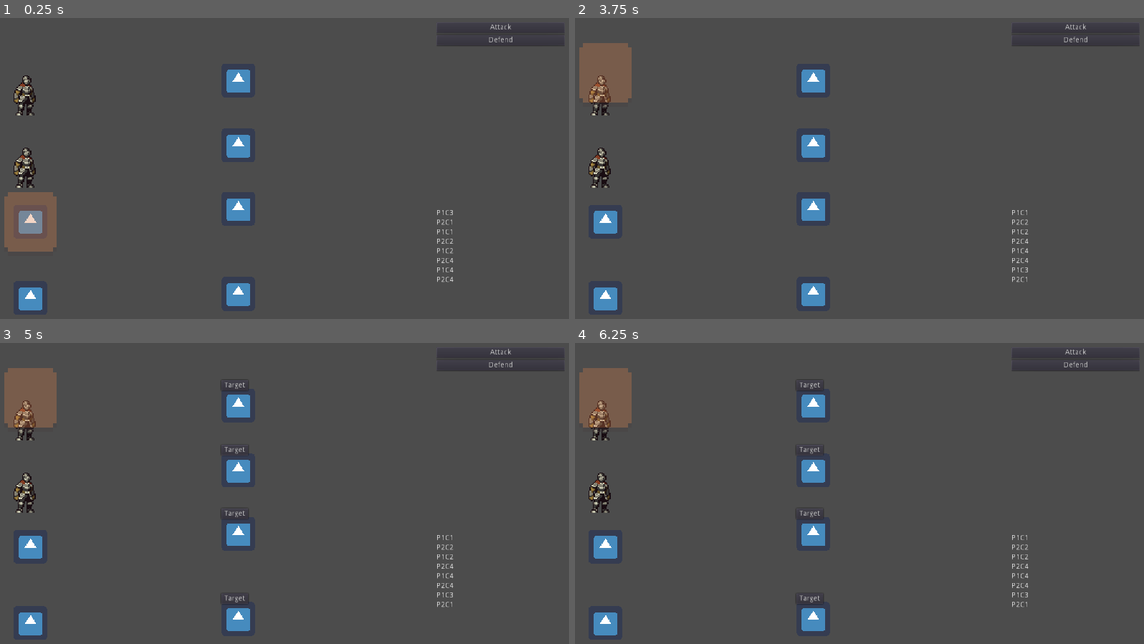
Above: before the commit, frames 1-4 (two rows, left to right).
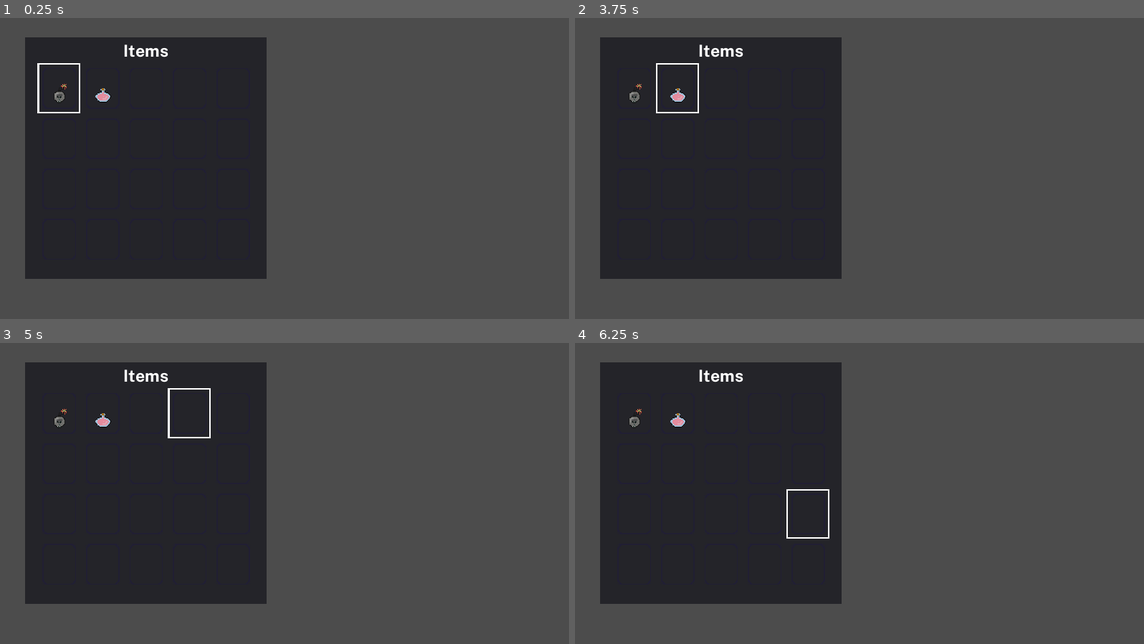
Above: after the commit, the same moments.

Repository: SiTOTG/Magic-Wars
Game: Godot game, scene res://Debug/Debug.tscn
Same seed, same stepped clock (60 frames per second), same inputs: the game is played once before the commit and once after it. This scene is started directly instead of the project's main scene. The engine's default icon, where the game draws it, is replaced by a stand-in: a white triangle on a blue panel in a dark square.
Inputs (mouse positions are in pixels of both pictures, inside the frame that each line leads up to):
- Up to frame 1 (0.25 s): no input
- Up to frame 2 (3.75 s): click (1075, 27) at 0.5 s, where only the run before the commit has a clickable "Attack"; click (1075, 39) at 1.25 s, where only the run before the commit has a clickable "Defend"; click (603, 201) at 2 s, where only the run before the commit has a clickable "Target"; move the mouse to (990, 186) at 2.77 s; hold Right (Right) 2.78-3.5 s; tap A (Attack) at 2.85 s; click (990, 186) at 2.92 s; click (603, 54) at 3.5 s, where only the run before the commit has a clickable "Target"
- Up to frame 3 (5 s): move the mouse to (170, 547) at 4.27 s; hold Down (Down) from 4.28 s (still down); tap Space (Accept) at 4.35 s; tap A (Attack) at 4.55 s
- Up to frame 4 (6.25 s): move the mouse to (916, 445) at 5.02 s; release Down (Down) at 5.03 s; hold Right (Right) 5.03-5.78 s; tap A (Attack) at 5.1, 6.05 s; move the mouse to (831, 604) at 5.77 s; hold Up (Up) from 5.78 s (still down); tap S (Special) at 5.85 s; click (831, 604) at 5.92 s

The runs differ from the first frame. In frame 1, 36% of the frame differs, in the area x 0-100%, y 1-98%; in frame 2, 36%; in frame 3, 36%; in frame 4, 36%.

Commit message:
Setup inventory to be able to initialize with items

Diff:
--- a/Character/Dummy/CharacterNode2.tscn
+++ b/Character/Dummy/CharacterNode2.tscn
@@ -1,7 +1,7 @@
 [gd_scene load_steps=6 format=2]
 
 [ext_resource path="res://Character/CharacterNode.tscn" type="PackedScene" id=1]
-[ext_resource path="res://Character/Dummy/Dummy2.tres" type="Resource" id=2]
+[ext_resource path="res://Assets/ghost_knight.png" type="Texture" id=2]
 
 [sub_resource type="Animation" id=1]
 resource_local_to_scene = true
--- a/Debug/Debug.gd
+++ b/Debug/Debug.gd
@@ -1,51 +1,10 @@
 extends Node2D
 
-export (Array, Resource) var actions = []
-
-onready var turn_order = $CanvasLayer/TurnOrder
-onready var action_list = $CanvasLayer/MarginContainer/ActionList
+var player = preload("res://Player/P1.tres")
 
 func _ready():
-	for action in actions:
-		action.characters = get_tree().get_nodes_in_group("Characters")
-		action.turn_order = turn_order
-		action.ui = $CanvasLayer
-		action.connect("finished_action", self, "_on_finished_action")
-		action_list.add_action(action)
+	$Inventory.items = player.items
+	$Inventory.connect("item_selected", self, "_on_sel")
 
-	for character in get_tree().get_nodes_in_group("Characters"):
-		if character is CharacterNode:
-			character.connect("death", self, "_check_gameover_condition")
-
-func _on_finished_action():
-	turn_order.go_to_next_turn()
-	if turn_order.current_turn:
-		turn_order.current_turn.start_turn()
-
-func _on_Attack_pressed():
-	for action in actions:
-		if action is Attack:
-			action.selector.start_selection()
-			action.connect("finished_action", self, "_on_finished_action")
-
-func _check_gameover_condition():
-	yield(get_tree(),"idle_frame")
-	var size = get_tree().get_nodes_in_group("P1 Characters").size()
-	if size == 0:
-		if get_tree().get_nodes_in_group("P2 Characters").size() == 0 :
-			print("DRAW!?")
-			var timer = get_tree().create_timer(3)
-			timer.connect("timeout", get_tree(), "reload_current_scene")
-			return
-		else:
-			print("P2 Wins!!!")
-			var timer = get_tree().create_timer(3)
-			timer.connect("timeout", get_tree(), "reload_current_scene")
-			return
-	size = get_tree().get_nodes_in_group("P2 Characters").size()
-	print("P2: %d remaining" % size)
-	if size == 0:
-		print("P1 Wins!!!")
-		var timer = get_tree().create_timer(3)
-		timer.connect("timeout", get_tree(), "reload_current_scene")
-		return
+func _on_sel(item):
+	print(item.item_name)
--- a/Debug/Debug.tscn
+++ b/Debug/Debug.tscn
@@ -1,110 +1,13 @@
-[gd_scene load_steps=16 format=2]
+[gd_scene load_steps=3 format=2]
 
 [ext_resource path="res://Debug/Debug.gd" type="Script" id=1]
-[ext_resource path="res://Character/Dummy/CharacterNode1.tscn" type="PackedScene" id=2]
-[ext_resource path="res://World/TurnOrder/TurnOrder.tscn" type="PackedScene" id=3]
-[ext_resource path="res://Character/Dummy/CharacterNode2.tscn" type="PackedScene" id=4]
-[ext_resource path="res://Character/Character.gd" type="Script" id=5]
-[ext_resource path="res://Actions/DummyAttack.tres" type="Resource" id=6]
-[ext_resource path="res://Actions/ActionList.tscn" type="PackedScene" id=7]
-[ext_resource path="res://Actions/DummyDefend.tres" type="Resource" id=8]
-
-[sub_resource type="Resource" id=13]
-script = ExtResource( 5 )
-speed = 1
-characterName = "P1C1"
-max_hp = 5
-damage = 1
-
-[sub_resource type="Resource" id=14]
-script = ExtResource( 5 )
-speed = 1
-characterName = "P1C2"
-max_hp = 5
-damage = 1
-
-[sub_resource type="Resource" id=15]
-resource_local_to_scene = true
-script = ExtResource( 5 )
-speed = 2
-characterName = "P1C3"
-max_hp = 5
-damage = 1
-
-[sub_resource type="Resource" id=16]
-script = ExtResource( 5 )
-speed = 1
-characterName = "P1C4"
-max_hp = 5
-damage = 1
-
-[sub_resource type="Resource" id=17]
-script = ExtResource( 5 )
-speed = 1
-characterName = "P2C1"
-max_hp = 1
-damage = 1
-
-[sub_resource type="Resource" id=18]
-script = ExtResource( 5 )
-speed = 1
-characterName = "P2C2"
-max_hp = 1
-damage = 1
-
-[sub_resource type="Resource" id=19]
-script = ExtResource( 5 )
-speed = 1
-characterName = "P2C4"
-max_hp = 1
-damage = 1
+[ext_resource path="res://World/Items/Inventory.tscn" type="PackedScene" id=2]
 
 [node name="Debug" type="Node2D"]
 script = ExtResource( 1 )
-actions = [ ExtResource( 6 ), ExtResource( 8 ) ]
 
-[node name="CanvasLayer" type="CanvasLayer" parent="."]
-
-[node name="TurnOrder" parent="CanvasLayer" instance=ExtResource( 3 )]
-
-[node name="MarginContainer" type="MarginContainer" parent="CanvasLayer"]
-anchor_left = 1.0
-anchor_right = 1.0
-margin_left = -258.0
-margin_top = 16.0
-margin_right = -16.0
-margin_bottom = 208.0
-
-[node name="ActionList" parent="CanvasLayer/MarginContainer" instance=ExtResource( 7 )]
-
-[node name="CharacterNode1" parent="." groups=["P1 Characters"] instance=ExtResource( 2 )]
-position = Vector2( 56, 112 )
-character = SubResource( 13 )
-
-[node name="CharacterNode2" parent="." groups=["P1 Characters"] instance=ExtResource( 2 )]
-position = Vector2( 56, 248 )
-character = SubResource( 14 )
-
-[node name="CharacterNode3" parent="." groups=["P1 Characters"] instance=ExtResource( 4 )]
-position = Vector2( 56, 392 )
-character = SubResource( 15 )
-
-[node name="CharacterNode4" parent="." groups=["P1 Characters"] instance=ExtResource( 4 )]
-position = Vector2( 56, 536 )
-character = SubResource( 16 )
-
-[node name="CharacterNode5" parent="." groups=["P2 Characters"] instance=ExtResource( 4 )]
-position = Vector2( 448, 126 )
-character = SubResource( 17 )
-
-[node name="CharacterNode6" parent="." groups=["P2 Characters"] instance=ExtResource( 4 )]
-position = Vector2( 448, 248 )
-character = SubResource( 18 )
-
-[node name="CharacterNode7" parent="." groups=["P2 Characters"] instance=ExtResource( 4 )]
-position = Vector2( 448, 368 )
-character = SubResource( 19 )
-
-[node name="CharacterNode8" parent="." groups=["P2 Characters"] instance=ExtResource( 4 )]
-position = Vector2( 448, 528 )
-character = SubResource( 19 )
+[node name="Inventory" parent="." instance=ExtResource( 2 )]
+margin_left = 274.0
+margin_top = 272.0
+margin_right = 274.0
+margin_bottom = 272.0
--- a/Main.gd
+++ b/Main.gd
@@ -1,6 +1,7 @@
 extends Control
 
 export (Array, Resource) var actions = []
+export (Array, Resource) var players = []
 
 onready var turn_order = $CanvasLayer/TurnOrder
 onready var action_list = $CanvasLayer/ActionContainer/ActionList
--- a/Main.tscn
+++ b/Main.tscn
@@ -36,14 +36,6 @@
 damage = 3
 max_mp = 100
 
-[sub_resource type="Resource" id=1]
-script = ExtResource( 5 )
-speed = 1
-characterName = "P1C1"
-max_hp = 5
-damage = 1
-max_mp = 100
-
 [sub_resource type="Resource" id=2]
 script = ExtResource( 5 )
 speed = 1
@@ -183,7 +175,6 @@
 
 [node name="CharacterNode1" parent="P1/CharacterSlot" groups=["P1 Characters"] instance=ExtResource( 1 )]
 centered = false
-character = SubResource( 1 )
 
 [node name="CharacterSlot2" parent="P1" instance=ExtResource( 11 )]
 margin_top = 168.0
--- a/World/Items/Inventory.gd
+++ b/World/Items/Inventory.gd
@@ -5,9 +5,18 @@
 
 onready var slots: = $MarginContainer/Panel/MarginContainer/Slots
 
+export (Array) var items = [] setget set_items
 export (bool) var CURSOR_AVOID_EMPTY_SLOT = false
 
 var focus: Panel
+
+func set_items(value):
+	items = value
+	for index in range(slots.get_child_count()):
+		if index < items.size():
+			slots.get_children()[index].item_slot = items[index]
+		else:
+			slots.get_children()[index].item_slot = null
 
 func _ready():
 	focus = slots.get_children()[0]
--- a/World/Items/Inventory.tscn
+++ b/World/Items/Inventory.tscn
@@ -1,15 +1,14 @@
-[gd_scene load_steps=14 format=2]
+[gd_scene load_steps=13 format=2]
 
 [ext_resource path="res://Assets/font/PublicSans-Bold.ttf" type="DynamicFontData" id=1]
 [ext_resource path="res://World/Items/HealthVial.tres" type="Resource" id=2]
 [ext_resource path="res://World/Items/ItemSlotUI.gd" type="Script" id=3]
-[ext_resource path="res://Assets/items/dummy.png" type="Texture" id=4]
 [ext_resource path="res://Assets/items/border.png" type="Texture" id=5]
 [ext_resource path="res://World/Items/ItemSlot.gd" type="Script" id=6]
 [ext_resource path="res://World/Items/Inventory.gd" type="Script" id=7]
 [ext_resource path="res://Assets/items/Potion3.png" type="Texture" id=8]
 [ext_resource path="res://World/Items/Bomb.tres" type="Resource" id=9]
-[ext_resource path="res://Assets/items/PurgingPotion.png" type="Texture" id=10]
+[ext_resource path="res://Assets/items/bomb.png" type="Texture" id=10]
 
 [sub_resource type="Resource" id=2]
 script = ExtResource( 6 )
@@ -42,12 +41,6 @@
 margin_right = 228.0
 margin_bottom = 228.0
 
-[node name="ReferenceRect" type="ReferenceRect" parent="MarginContainer"]
-margin_right = 456.0
-margin_bottom = 456.0
-border_color = Color( 0.215686, 0.576471, 0.0313726, 1 )
-border_width = 2.0
-
 [node name="Panel" type="Panel" parent="MarginContainer"]
 margin_right = 456.0
 margin_bottom = 456.0
@@ -62,10 +55,6 @@
 margin_right = 203.0
 margin_bottom = 199.0
 
-[node name="ReferenceRect" type="ReferenceRect" parent="MarginContainer/Panel/MarginContainer"]
-margin_right = 406.0
-margin_bottom = 376.0
-
 [node name="Slots" type="GridContainer" parent="MarginContainer/Panel/MarginContainer"]
 margin_right = 406.0
 margin_bottom = 376.0
@@ -122,7 +111,6 @@
 
 [node name="Icon" type="Sprite" parent="MarginContainer/Panel/MarginContainer/Slots/ItemSlot3"]
 position = Vector2( 40, 60 )
-texture = ExtResource( 4 )
 
 [node name="TextureRect" type="TextureRect" parent="MarginContainer/Panel/MarginContainer/Slots/ItemSlot3"]
 margin_left = 7.0
@@ -142,7 +130,6 @@
 
 [node name="Icon" type="Sprite" parent="MarginContainer/Panel/MarginContainer/Slots/ItemSlot4"]
 position = Vector2( 40, 60 )
-texture = ExtResource( 4 )
 
 [node name="TextureRect" type="TextureRect" parent="MarginContainer/Panel/MarginContainer/Slots/ItemSlot4"]
 margin_left = 7.0
@@ -162,7 +149,6 @@
 
 [node name="Icon" type="Sprite" parent="MarginContainer/Panel/MarginContainer/Slots/ItemSlot5"]
 position = Vector2( 40, 60 )
-texture = ExtResource( 4 )
 
 [node name="TextureRect" type="TextureRect" parent="MarginContainer/Panel/MarginContainer/Slots/ItemSlot5"]
 margin_left = 7.0
@@ -182,7 +168,6 @@
 
 [node name="Icon" type="Sprite" parent="MarginContainer/Panel/MarginContainer/Slots/ItemSlot6"]
 position = Vector2( 40, 60 )
-texture = ExtResource( 4 )
 
 [node name="TextureRect" type="TextureRect" parent="MarginContainer/Panel/MarginContainer/Slots/ItemSlot6"]
 margin_left = 7.0
@@ -203,7 +188,6 @@
 
 [node name="Icon" type="Sprite" parent="MarginContainer/Panel/MarginContainer/Slots/ItemSlot7"]
 position = Vector2( 40, 60 )
-texture = ExtResource( 4 )
 
 [node name="TextureRect" type="TextureRect" parent="MarginContainer/Panel/MarginContainer/Slots/ItemSlot7"]
 margin_left = 7.0
@@ -224,7 +208,6 @@
 
 [node name="Icon" type="Sprite" parent="MarginContainer/Panel/MarginContainer/Slots/ItemSlot8"]
 position = Vector2( 40, 60 )
-texture = ExtResource( 4 )
 
 [node name="TextureRect" type="TextureRect" parent="MarginContainer/Panel/MarginContainer/Slots/ItemSlot8"]
 margin_left = 7.0
@@ -245,7 +228,6 @@
 
 [node name="Icon" type="Sprite" parent="MarginContainer/Panel/MarginContainer/Slots/ItemSlot9"]
 position = Vector2( 40, 60 )
-texture = ExtResource( 4 )
 
 [node name="TextureRect" type="TextureRect" parent="MarginContainer/Panel/MarginContainer/Slots/ItemSlot9"]
 margin_left = 7.0
@@ -266,7 +248,6 @@
 
 [node name="Icon" type="Sprite" parent="MarginContainer/Panel/MarginContainer/Slots/ItemSlot10"]
 position = Vector2( 40, 60 )
-texture = ExtResource( 4 )
 
 [node name="TextureRect" type="TextureRect" parent="MarginContainer/Panel/MarginContainer/Slots/ItemSlot10"]
 margin_left = 7.0
@@ -286,7 +267,6 @@
 
 [node name="Icon" type="Sprite" parent="MarginContainer/Panel/MarginContainer/Slots/ItemSlot11"]
 position = Vector2( 40, 60 )
-texture = ExtResource( 4 )
 
 [node name="TextureRect" type="TextureRect" parent="MarginContainer/Panel/MarginContainer/Slots/ItemSlot11"]
 margin_left = 7.0
@@ -307,7 +287,6 @@
 
 [node name="Icon" type="Sprite" parent="MarginContainer/Panel/MarginContainer/Slots/ItemSlot12"]
 position = Vector2( 40, 60 )
-texture = ExtResource( 4 )
 
 [node name="TextureRect" type="TextureRect" parent="MarginContainer/Panel/MarginContainer/Slots/ItemSlot12"]
 margin_left = 7.0
@@ -328,7 +307,6 @@
 
 [node name="Icon" type="Sprite" parent="MarginContainer/Panel/MarginContainer/Slots/ItemSlot13"]
 position = Vector2( 40, 60 )
-texture = ExtResource( 4 )
 
 [node name="TextureRect" type="TextureRect" parent="MarginContainer/Panel/MarginContainer/Slots/ItemSlot13"]
 margin_left = 7.0
@@ -349,7 +327,6 @@
 
 [node name="Icon" type="Sprite" parent="MarginContainer/Panel/MarginContainer/Slots/ItemSlot14"]
 position = Vector2( 40, 60 )
-texture = ExtResource( 4 )
 
 [node name="TextureRect" type="TextureRect" parent="MarginContainer/Panel/MarginContainer/Slots/ItemSlot14"]
 margin_left = 7.0
@@ -370,7 +347,6 @@
 
 [node name="Icon" type="Sprite" parent="MarginContainer/Panel/MarginContainer/Slots/ItemSlot15"]
 position = Vector2( 40, 60 )
-texture = ExtResource( 4 )
 
 [node name="TextureRect" type="TextureRect" parent="MarginContainer/Panel/MarginContainer/Slots/ItemSlot15"]
 margin_left = 7.0
@@ -390,7 +366,6 @@
 
 [node name="Icon" type="Sprite" parent="MarginContainer/Panel/MarginContainer/Slots/ItemSlot16"]
 position = Vector2( 40, 60 )
-texture = ExtResource( 4 )
 
 [node name="TextureRect" type="TextureRect" parent="MarginContainer/Panel/MarginContainer/Slots/ItemSlot16"]
 margin_left = 7.0
@@ -411,7 +386,6 @@
 
 [node name="Icon" type="Sprite" parent="MarginContainer/Panel/MarginContainer/Slots/ItemSlot17"]
 position = Vector2( 40, 60 )
-texture = ExtResource( 4 )
 
 [node name="TextureRect" type="TextureRect" parent="MarginContainer/Panel/MarginContainer/Slots/ItemSlot17"]
 margin_left = 7.0
@@ -432,7 +406,6 @@
 
 [node name="Icon" type="Sprite" parent="MarginContainer/Panel/MarginContainer/Slots/ItemSlot18"]
 position = Vector2( 40, 60 )
-texture = ExtResource( 4 )
 
 [node name="TextureRect" type="TextureRect" parent="MarginContainer/Panel/MarginContainer/Slots/ItemSlot18"]
 margin_left = 7.0
@@ -453,7 +426,6 @@
 
 [node name="Icon" type="Sprite" parent="MarginContainer/Panel/MarginContainer/Slots/ItemSlot19"]
 position = Vector2( 40, 60 )
-texture = ExtResource( 4 )
 
 [node name="TextureRect" type="TextureRect" parent="MarginContainer/Panel/MarginContainer/Slots/ItemSlot19"]
 margin_left = 7.0
@@ -474,7 +446,6 @@
 
 [node name="Icon" type="Sprite" parent="MarginContainer/Panel/MarginContainer/Slots/ItemSlot20"]
 position = Vector2( 40, 60 )
-texture = ExtResource( 4 )
 
 [node name="TextureRect" type="TextureRect" parent="MarginContainer/Panel/MarginContainer/Slots/ItemSlot20"]
 margin_left = 7.0
--- a/World/Items/ItemSlotUI.gd
+++ b/World/Items/ItemSlotUI.gd
@@ -18,8 +18,11 @@
 		$Icon.texture = item_slot.item.icon
 
 func set_item(value):
-	if value and get_node_or_null("Icon"):
-		$Icon.texture = value.item.icon
+	if get_node_or_null("Icon"):
+		if value:
+			$Icon.texture = value.item.icon
+		else:
+			$Icon.texture = null
 	item_slot = value
 
 func set_focus(value):
Binary file added: Assets/ghost_knight.png
Not shown, added: Assets/ghost_knight.png.import
Binary file changed: Assets/knight.aseprite
Not shown: 1 places in Main.tscn that only renumber resources
